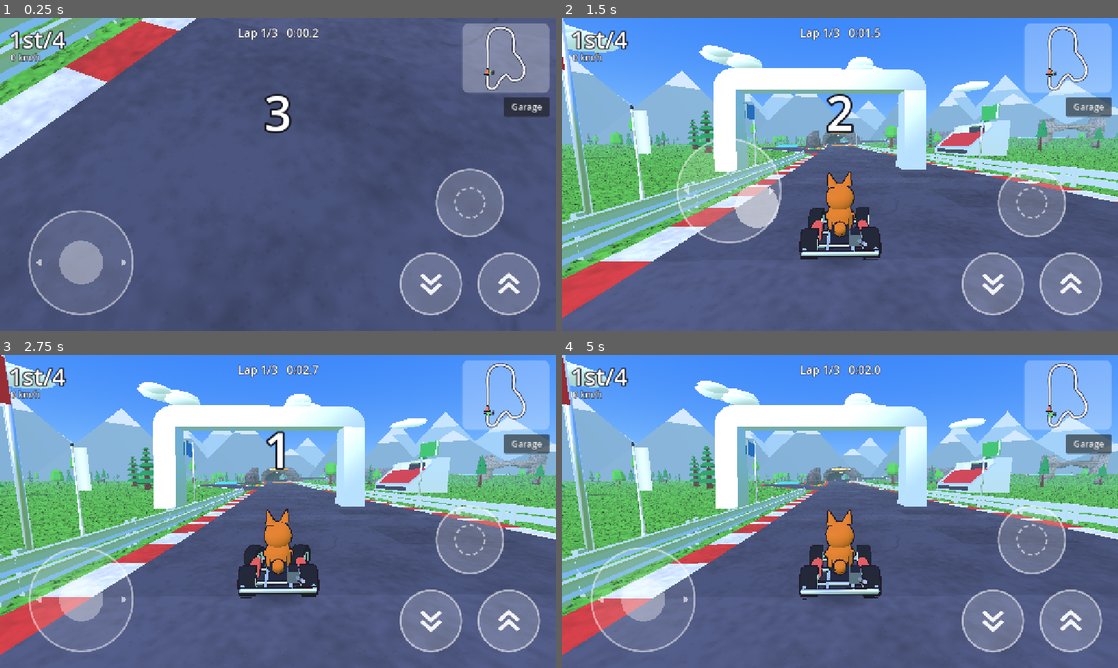
Above: before the commit, frames 1-4 (two rows, left to right).
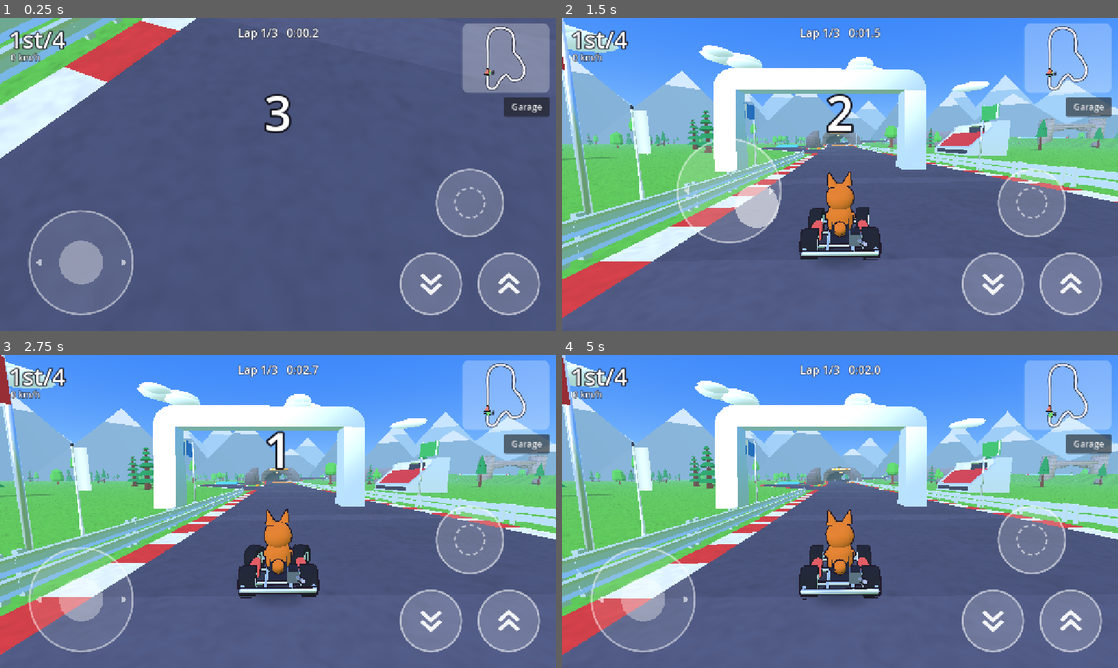
Above: after the commit, the same moments.

Repository: lukechn99/games
Game: Godot game, scene res://scenes/main.tscn
Two runs of this game, one before a commit and one after it. Both use one fixed random seed, a clock stepped at 60 frames per second and the inputs below.
Inputs (mouse positions are in pixels of both pictures, inside the frame that each line leads up to):
- Up to frame 1 (0.25 s): no input
- Up to frame 2 (1.5 s): tap Enter at 0.5 s; move the mouse to (962, 158) at 0.52 s; hold D (steer_right) 0.53-1.25 s; hold Shift (drift) 0.53-1.25 s; click (962, 158) at 0.67 s; tap Space at 0.77 s; drag from (728, 190) to (812, 237) at 1.27 s
- Up to frame 3 (2.75 s): move the mouse to (333, 442) at 2.02 s; hold D (steer_right) from 2.03 s (still down); tap E (item) at 2.1 s
- Up to frame 4 (5 s): release D (steer_right) at 2.75 s; drag from (812, 574) to (673, 464) at 2.77 s; move the mouse to (1006, 558) at 3.52 s; hold A (steer_left) 3.53-4.25 s; hold C 3.53-4.25 s; tap Space at 3.77 s; drag from (673, 464) to (756, 433) at 4.27 s

The runs differ from the first frame. In frame 1, 0.9% of the frame differs, in the area x 0-82%, y 0-97%; in frame 2, 2.8%; in frame 3, 2.9%; in frame 4, 3.0%, in the area x 0-100%, y 31-95%.

Commit message:
Racing: gentler textures so colours and shapes stay clear
Less contrast, no fine grain or specks, bigger stone blocks.

Co-Authored-By: Claude Opus 5.5 <noreply@anthropic.com>
Claude-Session: https://claude.ai/code/session_01KfLUHNsrhXFzoqocSTpJTD

Diff:
--- a/racing/scripts/track/set_pieces.gd
+++ b/racing/scripts/track/set_pieces.gd
@@ -639,7 +639,7 @@
 
 
 static func _stone_mat() -> StandardMaterial3D:
-	return Palette.toon(Color.WHITE, true, 0.0, Palette.Finish.MATTE, "stone", 2.0)
+	return Palette.toon(Color.WHITE, true, 0.0, Palette.Finish.MATTE, "stone", 3.2)
 
 
 static func _rock_mat() -> StandardMaterial3D:
Binary file changed: racing/assets/textures/asphalt.png
Binary file changed: racing/assets/textures/dirt.png
Binary file changed: racing/assets/textures/grass.png
Binary file changed: racing/assets/textures/ice.png
Binary file changed: racing/assets/textures/rock.png
Binary file changed: racing/assets/textures/stone.png
Binary file changed: racing/assets/textures/wood.png
